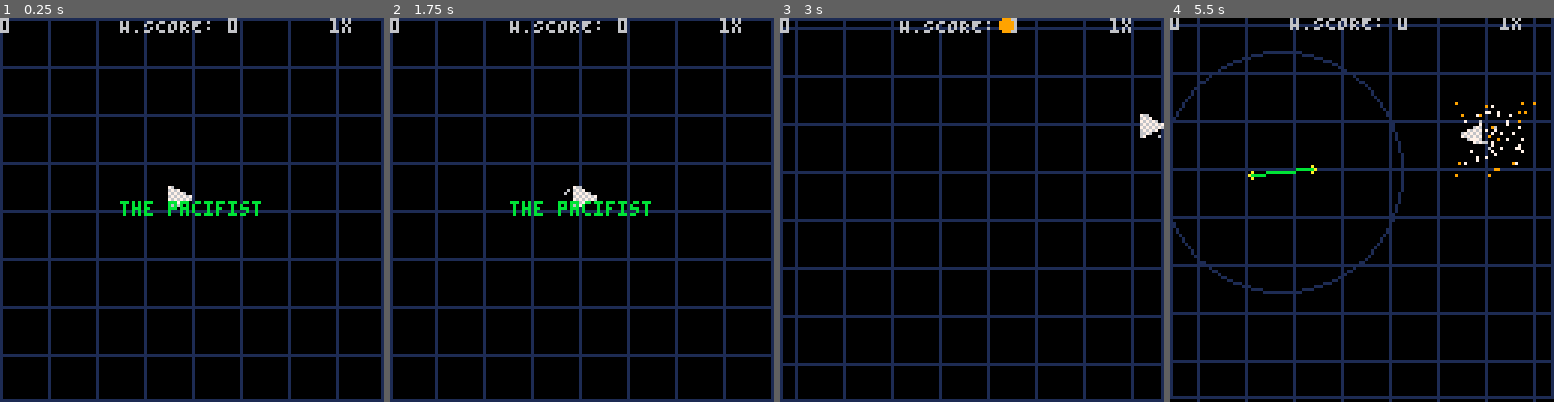
Above: before the commit, frames 1-4 (left to right).
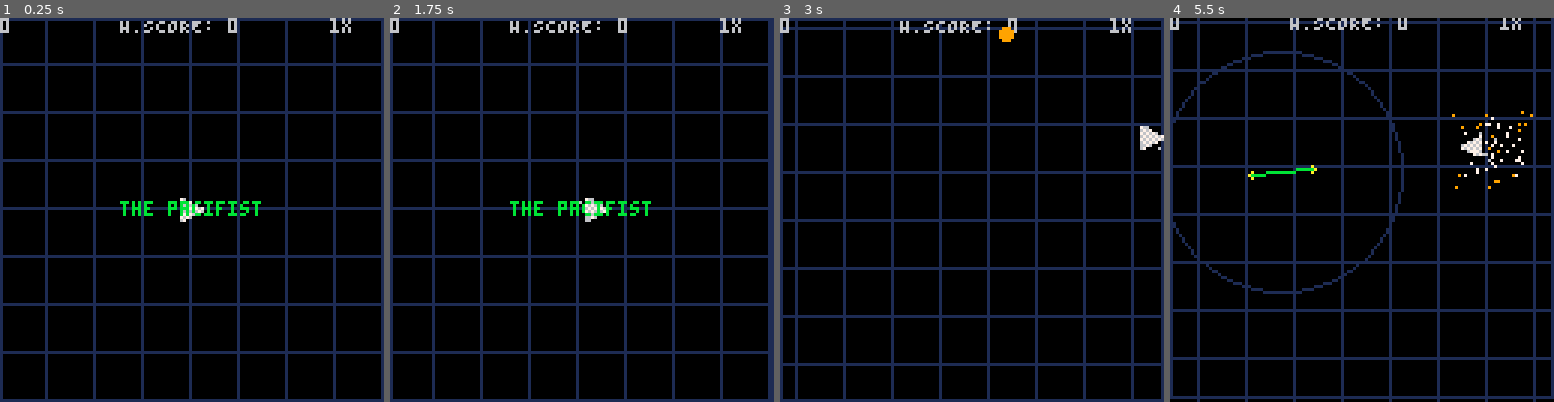
Above: after the commit, the same moments.

Repository: lucdubois/pico-8-pacifist
Game: PICO-8 cartridge the-pacifist.p8
The game is run twice, just before and just after one commit, with the same random seed, the same clock (stepped at 60 frames per second) and the same inputs.
Inputs:
- Up to frame 1 (0.25 s): no input
- Up to frame 2 (1.75 s): hold Right from 1.6 s (still down)
- Up to frame 3 (3 s): release Right at 2.1 s; hold Up 2.15-2.42 s; hold Right from 2.47 s (still down)
- Up to frame 4 (5.5 s): release Right at 3.03 s; hold Left 3.08-3.58 s; hold Down 3.63-3.97 s; hold Right 4.02-4.68 s; hold Up 4.73-5.03 s; hold Left from 5.08 s (still down)

The runs differ from the first frame. In frame 1, 20% of the frame differs, in the area x 0-100%, y 0-100%; in frame 2, 20%; in frame 3, 0.5%; in frame 4, 12%.

Commit message:
centrer le spawn du player

Diff:
--- a/the-pacifist.p8
+++ b/the-pacifist.p8
@@ -411,8 +411,8 @@
 
 Player = Shape:new{
     sprite = 0,
-    x=60,
-    y=60,
+    x=64,
+    y=64,
     max_dx=3,
     max_dy=3,
     acc = 0.15,
